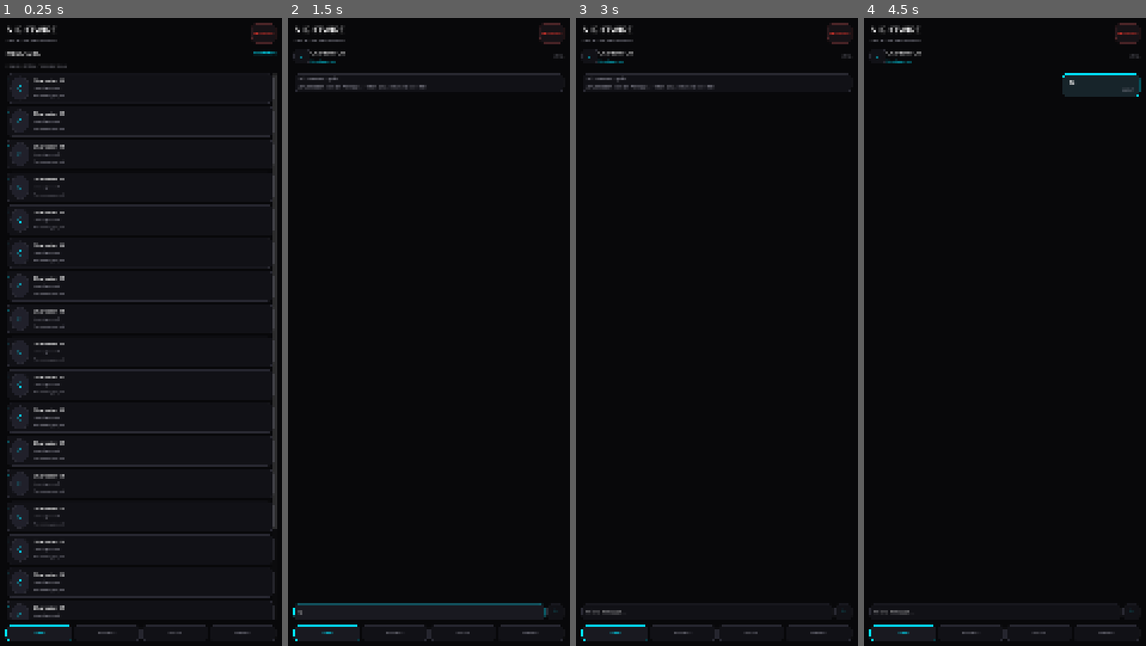
Above: before the commit, frames 1-4 (left to right).
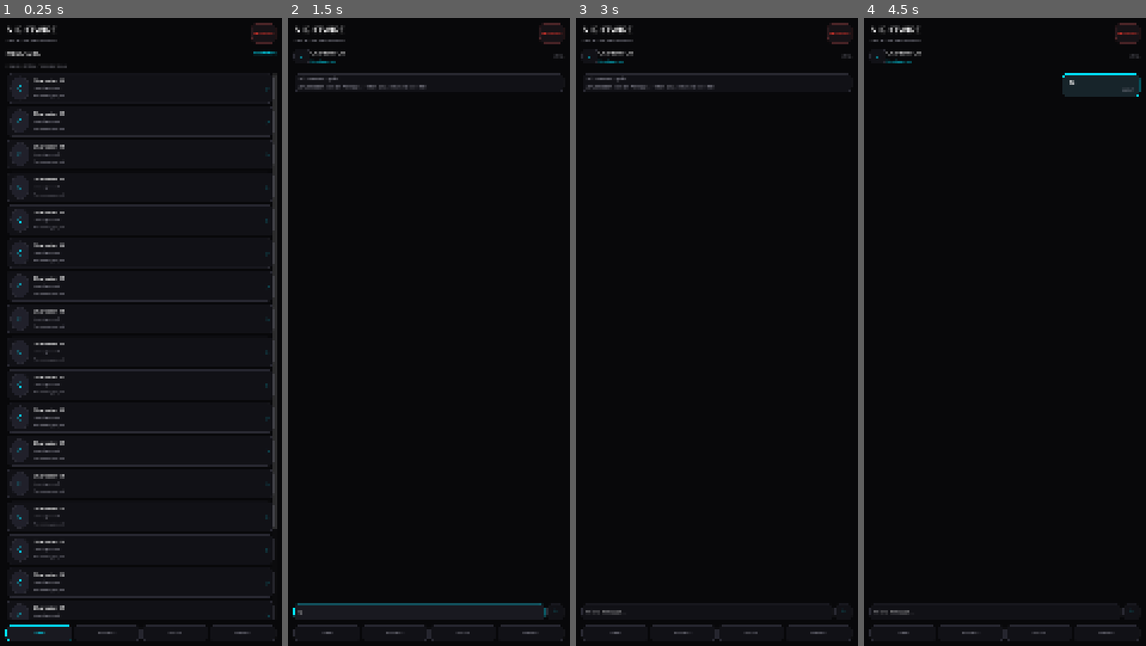
Above: after the commit, the same moments.

Repository: Nahiyan-WAE-Teams/NIGHTWIRE-GAME
Game: Godot game, scene res://scenes/main.tscn
Same seed, same stepped clock (60 frames per second), same inputs: the game is played once before the commit and once after it.
Inputs (mouse positions are in pixels of both pictures, inside the frame that each line leads up to):
- Up to frame 1 (0.25 s): no input
- Up to frame 2 (1.5 s): click (429, 87) at 0.5 s, where only the run before the commit has a clickable "›"; click (420, 608) at 1.27 s; type "12" at 1.35 s
- Up to frame 3 (3 s): click "‹" at 2 s; click (717, 87) at 2.77 s
- Up to frame 4 (4.5 s): click (996, 608) at 3.52 s; type "12" at 3.6 s; click "↑" at 4.25 s

The runs differ from the first frame. In frame 1, less than 0.1% of the frame differs, in the area x 2-96%, y 11-96%; in frame 2, 0.1%, in the area x 1-26%, y 96-100%; in frame 3, 0.1%; in frame 4, 0.1%.

Commit message:
fix: harden content loading and polish game navigation

Diff:
--- a/scripts/core/chat_manager.gd
+++ b/scripts/core/chat_manager.gd
@@ -108,5 +108,9 @@
 	)
 	conversations_changed.emit()
 
+func reset_conversations() -> void:
+	conversations.clear()
+	_sync_roster()
+
 func _persist() -> void:
 	SaveManager.set_value("conversations", conversations)
--- a/scripts/core/content_manager.gd
+++ b/scripts/core/content_manager.gd
@@ -37,7 +37,8 @@
 func get_episode(episode_id: String) -> Dictionary:
 	if not episodes.has(episode_id):
 		return {}
-	return (episodes[episode_id] as Dictionary).duplicate(true)
+	var episode: Dictionary = episodes[episode_id]
+	return episode.duplicate(true)
 
 func reload_content() -> void:
 	characters.clear()
@@ -60,24 +61,31 @@
 			characters.append(entry.duplicate(true))
 
 func _load_episodes() -> void:
-	if not DirAccess.dir_exists_absolute(EPISODE_DIRECTORY):
+	var directory: DirAccess = DirAccess.open(EPISODE_DIRECTORY)
+	if directory == null:
+		push_warning("NIGHTWIRE episode directory could not be opened.")
 		return
-	var files: PackedStringArray = DirAccess.get_files_at(EPISODE_DIRECTORY)
-	files.sort()
-	for file_name: String in files:
-		if not file_name.ends_with(".json") or file_name.begins_with("_"):
-			continue
-		var path: String = EPISODE_DIRECTORY.path_join(file_name)
+	var file_names: PackedStringArray = PackedStringArray()
+	directory.list_dir_begin()
+	var file_name: String = directory.get_next()
+	while not file_name.is_empty():
+		if not directory.current_is_dir() and file_name.ends_with(".json") and not file_name.begins_with("_"):
+			file_names.append(file_name)
+		file_name = directory.get_next()
+	directory.list_dir_end()
+	file_names.sort()
+	for episode_file: String in file_names:
+		var path: String = EPISODE_DIRECTORY.path_join(episode_file)
 		var parsed: Variant = _read_json(path)
 		var errors: PackedStringArray = NightwireContentValidator.validate_episode(parsed)
 		if not errors.is_empty():
 			for error_message: String in errors:
-				push_error("NIGHTWIRE episode %s: %s" % [file_name, error_message])
-			content_error.emit("Episode file %s is invalid." % file_name)
+				push_error("NIGHTWIRE episode %s: %s" % [episode_file, error_message])
+			content_error.emit("Episode file %s is invalid." % episode_file)
 			continue
 		var episode_id: String = str(parsed.get("id", "")).strip_edges()
 		if episode_id.is_empty():
-			push_error("NIGHTWIRE episode %s has an empty id." % file_name)
+			push_error("NIGHTWIRE episode %s has an empty id." % episode_file)
 			continue
 		if episodes.has(episode_id):
 			push_error("NIGHTWIRE has duplicate episode id '%s'." % episode_id)
--- a/scripts/core/evidence_manager.gd
+++ b/scripts/core/evidence_manager.gd
@@ -37,6 +37,11 @@
 func get_unlocked_ids() -> Array[String]:
 	return unlocked_ids.duplicate()
 
+func clear_evidence() -> void:
+	unlocked_ids.clear()
+	SaveManager.set_value("evidence", [])
+	evidence_changed.emit()
+
 func _load_catalog() -> void:
 	if not FileAccess.file_exists(CATALOG_PATH):
 		return
--- a/scripts/core/story_manager.gd
+++ b/scripts/core/story_manager.gd
@@ -102,7 +102,18 @@
 func _emit_current_node() -> void:
 	if current_node_id.is_empty():
 		return
-	story_node_changed.emit(active_episode_id, current_node_id, get_current_node())
+	var node: Dictionary = get_current_node()
+	story_node_changed.emit(active_episode_id, current_node_id, node)
+	var choices: Variant = node.get("choices", [])
+	if choices is Array and choices.is_empty() and str(node.get("next_id", "")).is_empty():
+		story_completed.emit(active_episode_id)
+
+func reset_progress() -> void:
+	active_episode_id = ""
+	current_node_id = ""
+	trust.clear()
+	flags.clear()
+	_persist()
 
 func _persist() -> void:
 	SaveManager.set_value("trust", trust)
--- a/scripts/ui/main.gd
+++ b/scripts/ui/main.gd
@@ -14,6 +14,8 @@
 var active_conversation_id: String = ""
 var message_input: LineEdit
 var message_scroll: ScrollContainer
+var navigation: HBoxContainer
+var nav_buttons: Dictionary = {}
 
 func _ready() -> void:
 	_build_shell()
@@ -47,7 +49,8 @@
 	page.size_flags_vertical = Control.SIZE_EXPAND_FILL
 	page.add_theme_constant_override("separation", 18)
 	shell.add_child(page)
-	shell.add_child(_build_navigation())
+	navigation = _build_navigation()
+	shell.add_child(navigation)
 
 func _add_brand_header(parent: VBoxContainer) -> void:
 	var header: HBoxContainer = HBoxContainer.new()
@@ -62,7 +65,7 @@
 	header.add_child(status)
 	parent.add_child(header)
 
-func _build_navigation() -> Control:
+func _build_navigation() -> HBoxContainer:
 	var nav: HBoxContainer = HBoxContainer.new()
 	nav.add_theme_constant_override("separation", 8)
 	nav.add_child(_nav_button("CHATS", "inbox"))
@@ -82,9 +85,11 @@
 	button.add_theme_stylebox_override("hover", _panel_style(SURFACE_RAISED, ACCENT_CYAN, 14))
 	button.add_theme_stylebox_override("focus", StyleBoxEmpty.new())
 	button.pressed.connect(_navigate.bind(screen_id))
+	nav_buttons[screen_id] = button
 	return button
 
 func _render_screen() -> void:
+	_update_navigation()
 	_clear_page()
 	match active_screen:
 		"inbox":
@@ -121,6 +126,13 @@
 
 	for conversation: Dictionary in ChatManager.get_conversations():
 		list.add_child(_conversation_card(conversation))
+
+func _update_navigation() -> void:
+	for screen_id: Variant in nav_buttons.keys():
+		var button: Button = nav_buttons[screen_id]
+		var selected: bool = str(screen_id) == active_screen
+		button.add_theme_color_override("font_color", ACCENT_CYAN if selected else TEXT_MUTED)
+		button.add_theme_stylebox_override("normal", _panel_style(SURFACE_RAISED if selected else SURFACE, ACCENT_CYAN if selected else BORDER, 14))
 
 func _conversation_card(conversation: Dictionary) -> Control:
 	var conversation_id: String = str(conversation.get("id", ""))
@@ -169,7 +181,7 @@
 	preview.text_overrun_behavior = TextServer.OVERRUN_TRIM_ELLIPSIS
 	details.add_child(preview)
 	row.add_child(details)
-	button.add_child(_label("›", 28, ACCENT_CYAN))
+	row.add_child(_label("›", 28, ACCENT_CYAN))
 	return button
 
 func _render_chat() -> void:
@@ -399,6 +411,9 @@
 
 func _reset_local_data() -> void:
 	SaveManager.reset_all()
+	ChatManager.reset_conversations()
+	EvidenceManager.clear_evidence()
+	StoryManager.reset_progress()
 	get_tree().reload_current_scene()
 
 func _on_conversations_changed() -> void:
